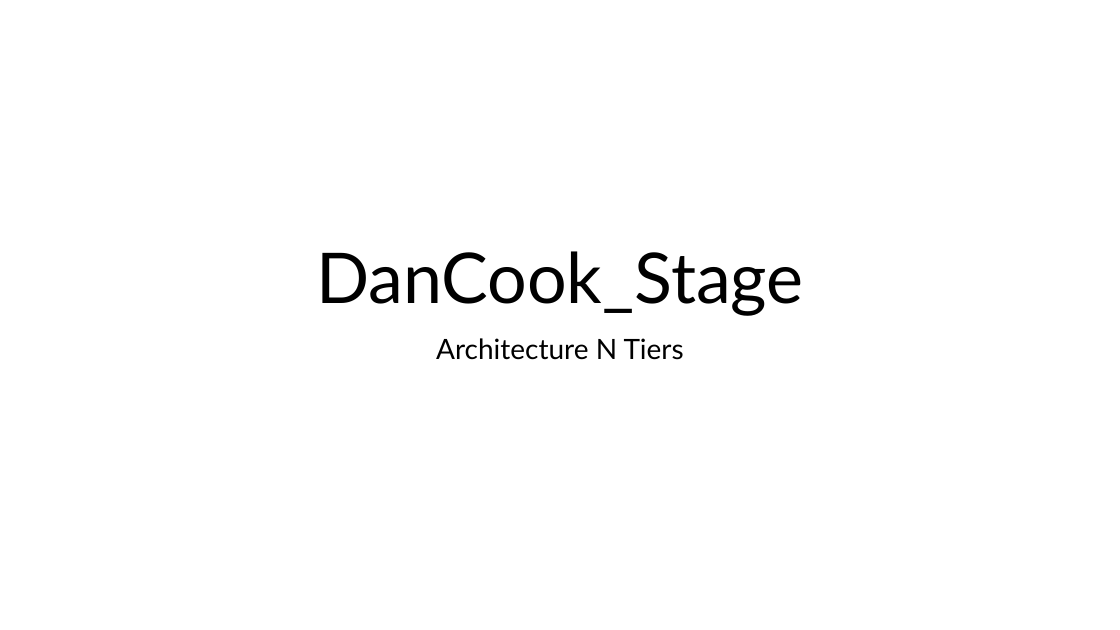
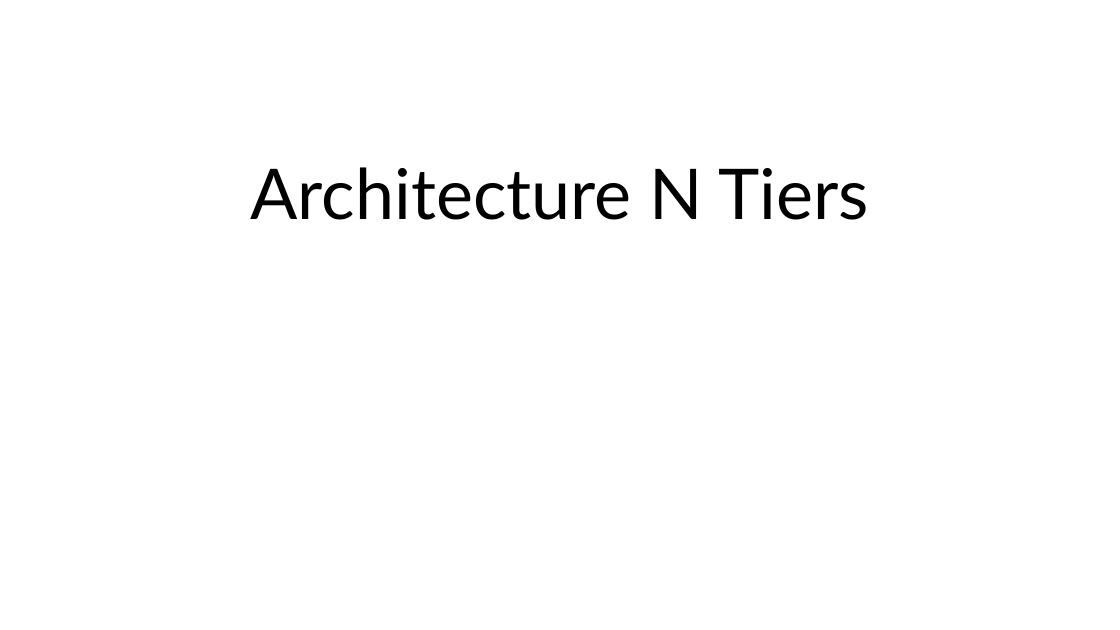
Before and after one commit to alimakri/DanCookStage, a slide deck: slide 2 of Documents/DanCook_Stage.pptx (slide 1 before the commit). Drawn at 1120x630 pixels with LibreOffice and Linux fonts; fonts in the diff are those of the drawing. Boxes give left, top, right and bottom in pixels: in the first picture for what was removed or moved away, otherwise in the second. Text is boxed around its words. In the diff, an @@ line names an element or a change of style, - is before the commit and + after.

```diff
--- a/Documents/DanCook_Stage.pptx
+++ b/Documents/DanCook_Stage.pptx
@@ title "Architecture N Tiers" moved from (x1=436, y1=338, x2=684, y2=360) to (x1=251, y1=167, x2=869, y2=220) @@
@@ title "Architecture N Tiers" at (x1=251, y1=167, x2=869, y2=220): size 24 to 60 pt; less space between paragraphs; vertical alignment top to bottom @@
@@ title removed at (x1=316, y1=251, x2=804, y2=316) @@
-DanCook_Stage
```
Also in this commit, not shown: 2 other slides changed, 2 slides added, 1 slide removed.
